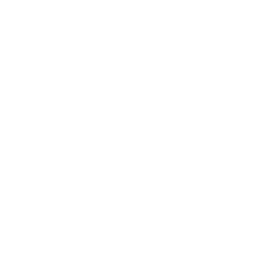
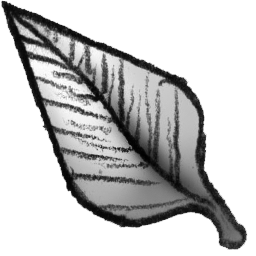
Layers edited between the first and the second 256 x 256 image:
showed "Ebene 4", painted on it over [1, 0, 248, 250]
